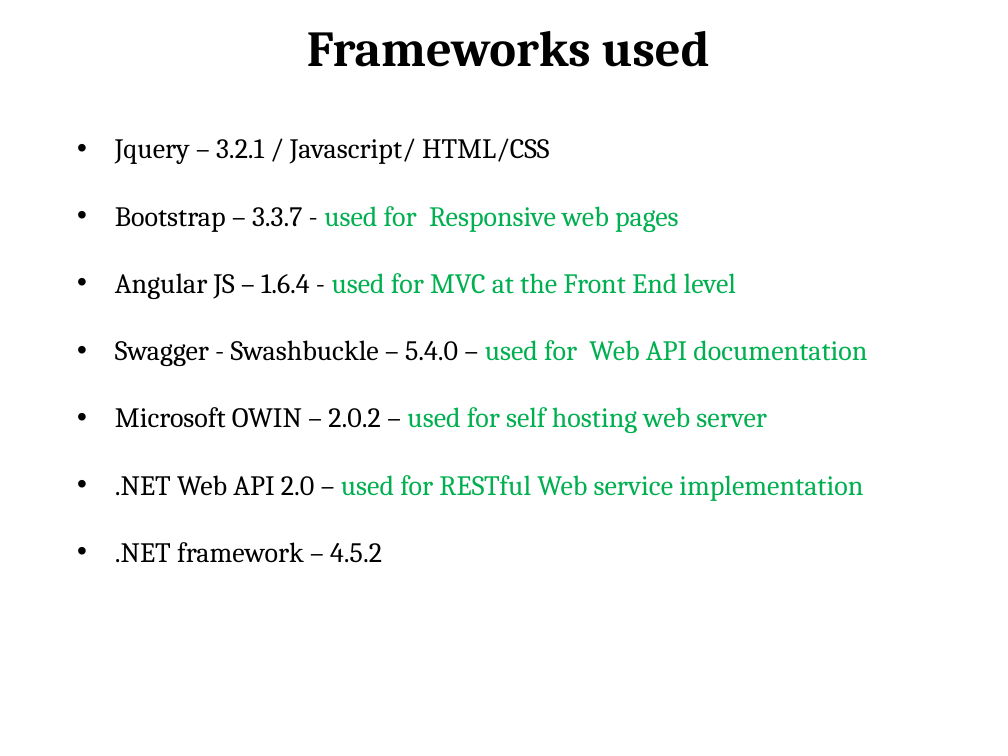
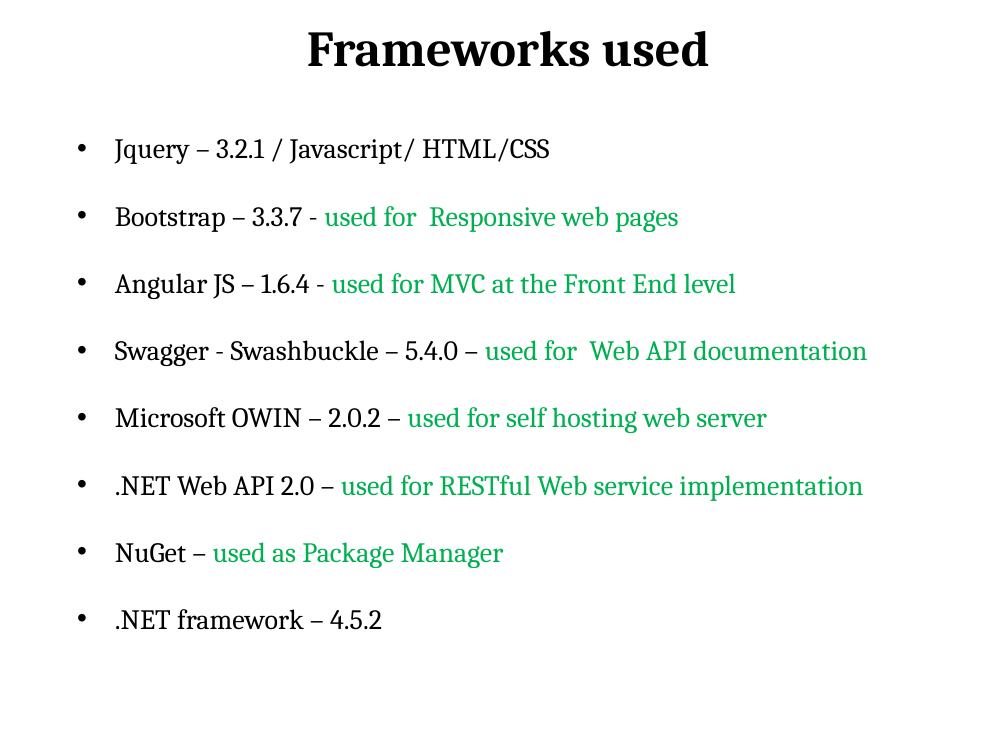
Before and after one commit to Shanmugaks/DTA, a slide deck: slide 3 of Documents/Shanmuga_Assignment.pptx. Drawn at 1008x756 pixels with LibreOffice and Linux fonts; fonts in the diff are those of the drawing. Boxes give left, top, right and bottom in pixels: in the first picture for what was removed or moved away, otherwise in the second. Text is boxed around its words. In the diff, an @@ line names an element or a change of style, - is before the commit and + after.

```diff
--- a/Documents/Shanmuga_Assignment.pptx
+++ b/Documents/Shanmuga_Assignment.pptx
@@ text at (115,542,504,568): paragraph added @@
+• NuGet – used as Package Manager
```
Also in this commit, not shown: 9 other slides changed, 4 slides added.
